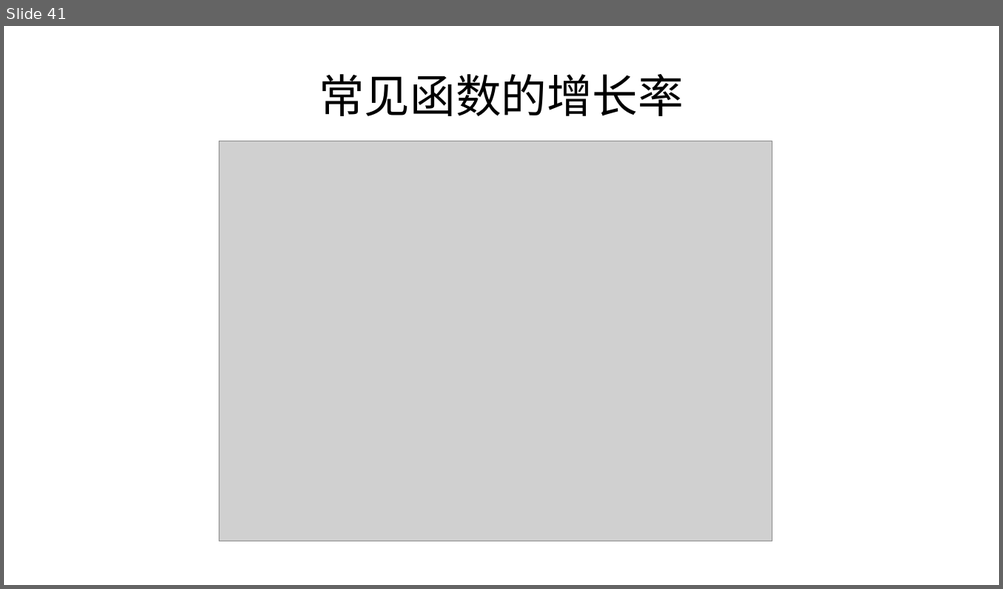
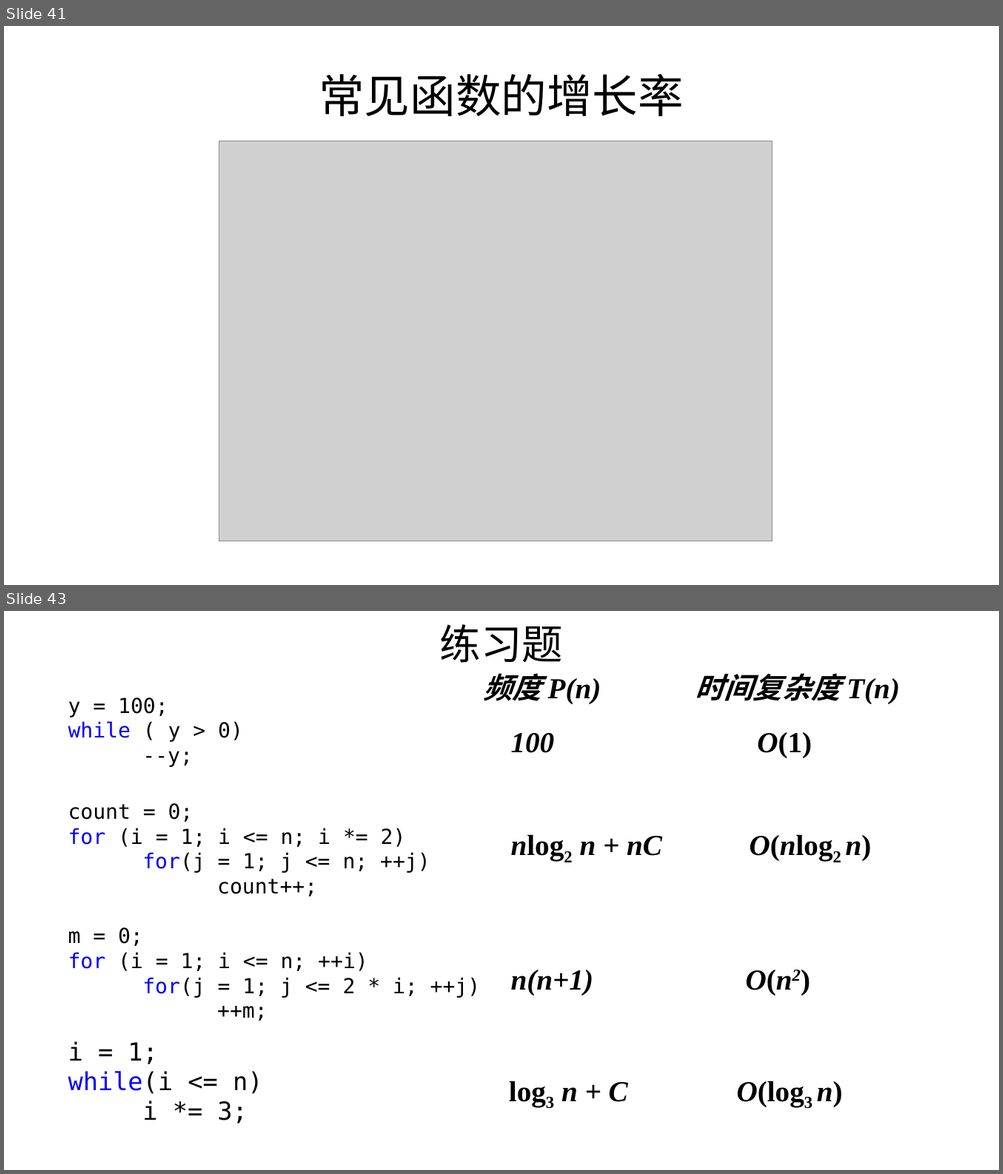
Before and after one commit to Gempittance/Data_Structur_Build, a slide deck: 数据结构PPT/ds1.pptx. Shown one above the other, each under a label of ours: slide 41 before the commit, slides 41 and 43 after it; the slides between them are not shown. The pictures are 1003x589 and 1003x1174 pixels, drawn with LibreOffice and Linux fonts; fonts in the diff are those of the drawing; grey boxes stand for pictures. Boxes give left, top, right and bottom in pixels: in the first picture for what was removed or moved away, otherwise in the second. Text is boxed around its words. In the diff, an @@ line names an element or a change of style, - is before the commit and + after.

```diff
--- a/数据结构PPT/ds1.pptx
+++ b/数据结构PPT/ds1.pptx
@@ slide 43 added at (4,611,999,1170), background #FFFFFF @@
@@ title added at (440,624,563,663), 39.6 pt, text #000000 @@
+练习题
@@ text added at (484,673,899,704), 28 pt, text #000000, bold, italic @@
+频度 P(n) 时间复杂度 T(n)
@@ text added at (68,698,243,767), 20 pt, text #000000 @@
+y = 100;
+while ( y > 0)
+--y;
@@ text added at (511,732,811,758), 28 pt, text #000000, bold, italic @@
+100 O(1)
@@ text added at (68,803,430,897), 20 pt, text #000000 @@
+count = 0;
+for (i = 1; i <= n; i *= 2)
+for(j = 1; j <= n; ++j)
+count++;
@@ text added at (580,834,871,860), 28 pt, text #000000, bold @@
+nlog2 n + nC O(nlog2 n)
@@ text added at (68,928,481,1021), 20 pt, text #000000 @@
+m = 0;
+for (i = 1; i <= n; ++i)
+for(j = 1; j <= 2 * i; ++j)
+++m;
@@ text added at (511,970,792,995), 28 pt, text #000000, bold, italic @@
+n(n+1) O(n2)
@@ text added at (68,1042,262,1124), 24 pt, text #000000 @@
+i = 1;
+while(i <= n)
+i *= 3;
@@ text added at (561,1081,842,1107), 28 pt, text #000000, bold @@
+log3 n + C O(log3 n)
```
Also in this commit, not shown: 10 slides changed.
